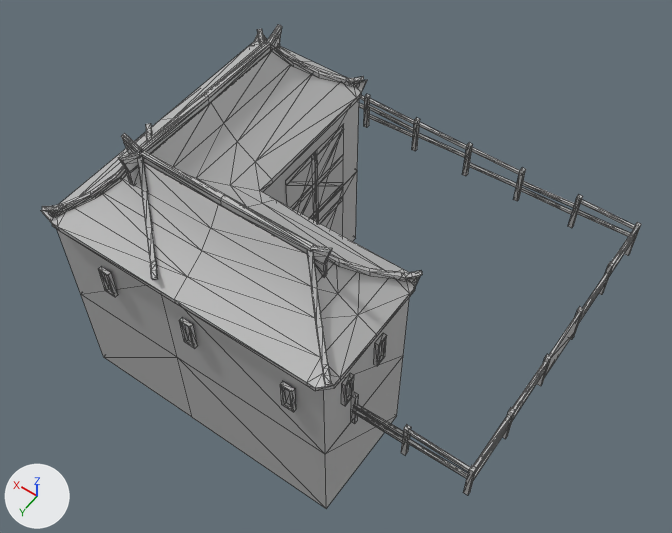
Before and after pictures for a commit that changed the COLLADA model art/meshes/structural/chin_corral.dae.
Rendered twice from a 50 mm camera at (-0.386, 0.513, 0.83) aimed at (-0.022, 0.004, 0.03). Every picture has the same lights, and +X, +Y and +Z are marked at lower left. Mesh edges are drawn as thin lines. Where no turn or scale is listed for an object, it has been applied to the vertices. Vertices at the same position are counted once.

Names of what the first picture shows: 'House'.
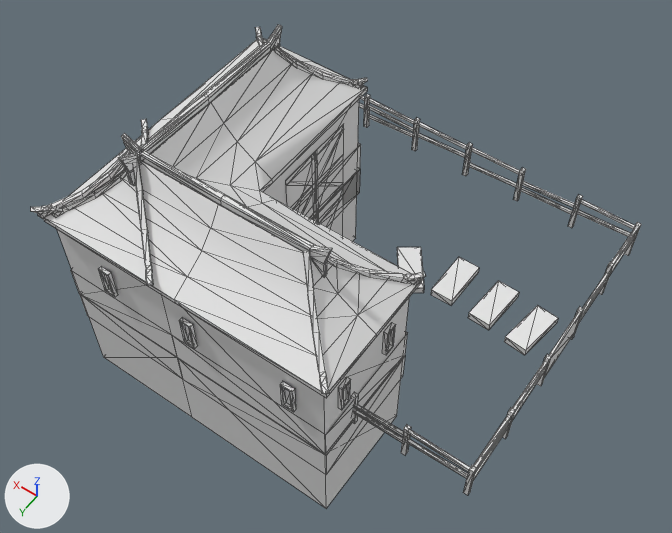
Patch to the scene script:
```diff
--- a/art/meshes/structural/chin_corral.dae.py
+++ b/art/meshes/structural/chin_corral.dae.py
@@ me_mesh_000 @@
 # used by ob_house; location = (0.0, 0.0, 0.097)
-me_mesh_000.from_pydata(...)  # 1140 vertices, 1531 faces; spans x -0.27..0.205, y -0.23..0.187, z -0.229..0.118
+me_mesh_000.from_pydata(...)  # 1182 vertices, 1545 faces; spans x -0.27..0.213, y -0.23..0.194, z -0.229..0.118
+# me_mesh_000 part 1: the loose piece of 16 vertices spanning x -0.139..-0.135, y 0.085..0.098, z -0.039..-0.002 is moved by (0.0, -0.015, 0.0)
+# me_mesh_000 part 2: the loose piece of 16 vertices spanning x -0.139..-0.135, y 0.139..0.153, z -0.039..-0.002 is moved by (0.0, 0.005, 0.0)
+# me_mesh_000 part 3: the loose piece of 36 vertices spanning x -0.145..-0.07, y 0.11..0.185, z 0.035..0.106 is scaled about its middle by 1.07, then moved by (0.0, 0.004, -0.002)
+# me_mesh_000 part 4: the loose piece of 36 vertices spanning x -0.145..-0.07, y 0.034..0.109, z 0.035..0.106 is scaled about its middle by 1.07, then moved by (0.0, 0.0, -0.002)
+# me_mesh_000 part 5: the loose piece of 36 vertices spanning x 0.126..0.201, y 0.034..0.109, z 0.035..0.106 is scaled about its middle by 1.07, then moved by (0.007, 0.0, 0.001)
+# me_mesh_000 part 6: the loose piece of 36 vertices spanning x 0.053..0.128, y 0.112..0.187, z 0.035..0.106 is scaled about its middle by 1.07, then moved by (0.002, 0.005, 0.001)
+# me_mesh_000 part 7: the loose piece of 36 vertices spanning x 0.129..0.204, y -0.159..-0.084, z 0.035..0.106 is scaled about its middle by 1.07, then moved by (0.004, -0.002, -0.001)
+# me_mesh_000 part 8: the loose piece of 36 vertices spanning x 0.129..0.204, y 0.112..0.187, z 0.035..0.106 is scaled about its middle by 1.07, then moved by (0.007, 0.005, 0.001)
+# me_mesh_000 part 9: the loose piece of 4 vertices spanning x 0.056, y -0.121..-0.069, z -0.123..-0.115 is moved by (0.0, 0.0, 0.003)
+# me_mesh_000 part 10
+# 94 vertices are removed from x -0.142..0.205, y -0.16..0.186, z 0.027..0.106
+# 187 faces are deleted
+# 4 vertices move from x 0.073..0.205, y -0.16..0.166, z 0.027 to x 0.052..0.205, y -0.16..0.186, z 0.027
+# 88 vertices are added at x -0.247..0.205, y -0.162..0.186, z -0.142..0.103
+# 5 new vertices lie (0.0, -0.173, 0.0) away from vertices in x 0.052..0.205, y 0.013, z 0.027..0.033
+# 16 new vertices lie (0.0, 0.0, 0.043) away from vertices in x -0.136..0.202, y -0.158..0.18, z -0.142..-0.1
+# 14 new vertices lie (0.0, 0.0, 0.009) away from vertices in x -0.247..-0.01, y -0.104..0.034, z -0.102..-0.1
+# 6 new vertices lie (0.003, -0.004, 0.0) away from vertices in x 0.054..0.122, y -0.155..-0.087, z 0.037..0.103
+# 7 new vertices lie (0.0, 0.0, -0.006) away from vertices in x -0.142..0.205, y -0.157..0.186, z 0.033..0.079
+# 201 new faces join them
+# me_mesh_000 part 11: 958 faces spanning x -0.27..0.205, y -0.23..0.186, z -0.229..0.118 switch from mat_material_001_001 (grey #bebebe) to no material
```

Changed parts and their boxes [x1, y1, x2, y2] in the pictures (672 x 533 px; the box of a moved part takes in the faces that stretch with it):
'House', reshaped
    before: [41, 24, 641, 508]
    after: [31, 24, 641, 508]
part 1 of me_mesh_000, moved or reshaped
    before: [374, 333, 387, 366]
    after: [382, 322, 396, 355]
part 2 of me_mesh_000, moved or reshaped
    before: [341, 373, 354, 406]
    after: [338, 377, 351, 410]
part 3 of me_mesh_000, moved or reshaped
    before: [307, 250, 332, 385]
    after: [303, 250, 329, 394]
part 4 of me_mesh_000, moved or reshaped
    before: [327, 254, 422, 283]
    after: [327, 255, 425, 285]
part 5 of me_mesh_000, moved or reshaped
    before: [146, 123, 152, 143]
    after: [140, 119, 148, 148]
part 6 of me_mesh_000, moved or reshaped
    before: [137, 156, 158, 280]
    after: [133, 153, 154, 285]
part 7 of me_mesh_000, moved or reshaped
    before: [257, 29, 265, 46]
    after: [255, 27, 266, 48]
part 8 of me_mesh_000, moved or reshaped
    before: [42, 166, 126, 216]
    after: [31, 149, 131, 219]
part 9 of me_mesh_000, moved or reshaped
    before: [318, 196, 343, 224]
    after: [318, 194, 343, 223]
part 10 of me_mesh_000, moved or reshaped
    before: [41, 33, 420, 391]
    after: [43, 38, 558, 474]
part 11 of me_mesh_000, recoloured
    both: [46, 25, 641, 508]
